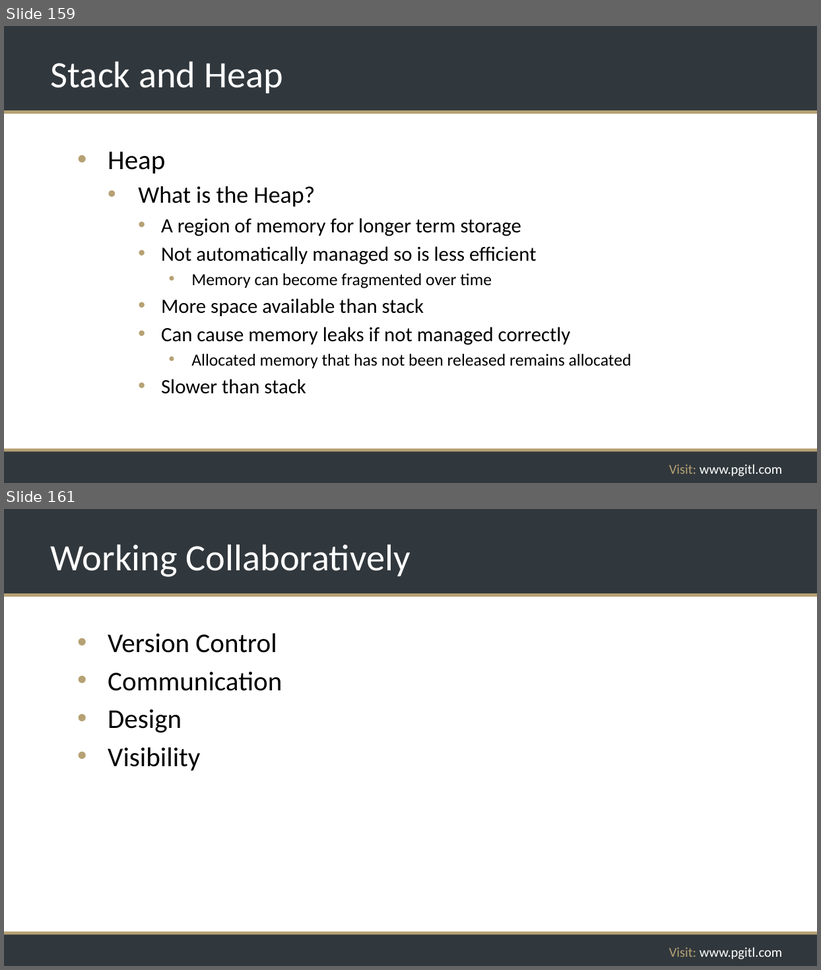
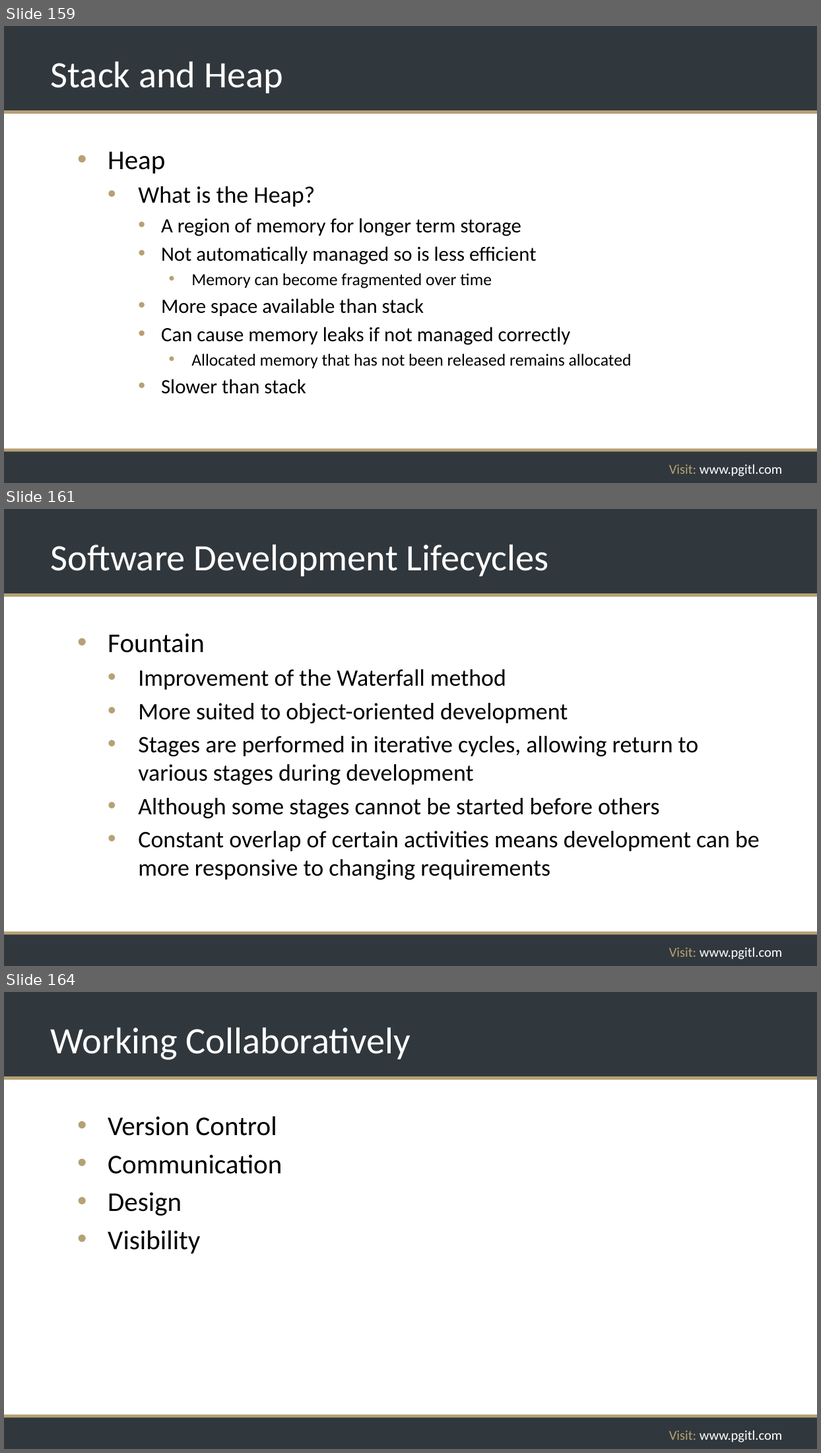
Before and after one commit to rikkouri/project-a, a slide deck: Programming Foundations.pptx. Shown one above the other, each under a label of ours: slides 159 and 161 before the commit, slides 159, 161 and 164 after it; the slides between them are not shown. The pictures are 821x970 and 821x1453 pixels, drawn with LibreOffice and Linux fonts; fonts in the diff are those of the drawing; background and template pictures are left out. Boxes give left, top, right and bottom in pixels: in the first picture for what was removed or moved away, otherwise in the second. Text is boxed around its words. In the diff, an @@ line names an element or a change of style, - is before the commit and + after.

```diff
--- a/Programming Foundations.pptx
+++ b/Programming Foundations.pptx
@@ slide 161 added at box(4, 509, 817, 966), background #FFFFFF; not listed: 5 template elements that a slide beside it also shows @@
@@ title added at box(51, 544, 549, 576), 44 pt, text #FFFFFF @@
+Software Development Lifecycles
@@ text added at box(108, 633, 760, 880), 28 pt, text #000000 @@
+• Fountain
+  • Improvement of the Waterfall method
+  • More suited to object-oriented development
+  • Stages are performed in iterative cycles, allowing return to various stages during development
+  • Although some stages cannot be started before others
+  • Constant overlap of certain activities means development can be more responsive to changing requirements
@@ what was slide 161 is now slide 164 @@
```
Also in this commit, not shown: 1 slide changed, 2 other slides added.
